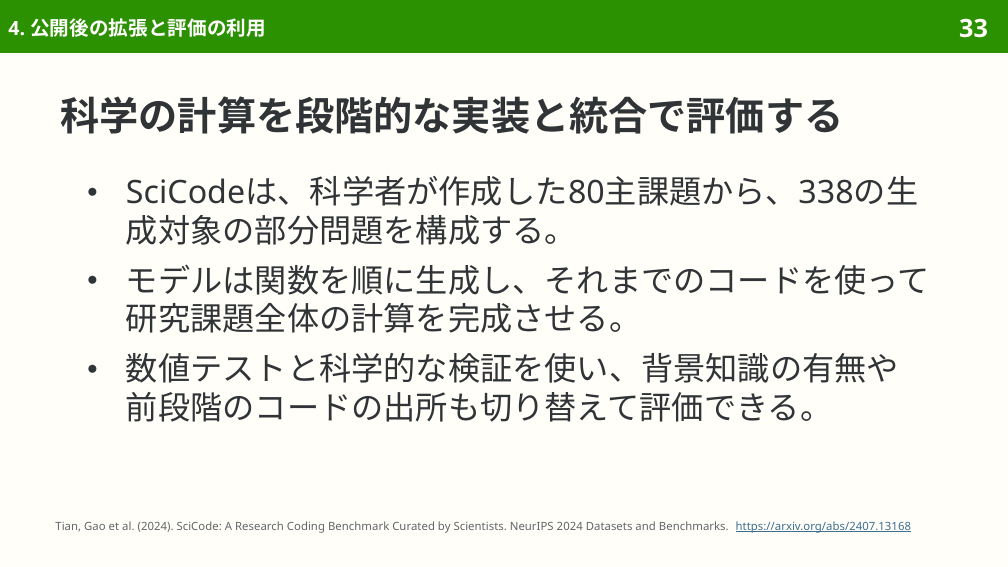
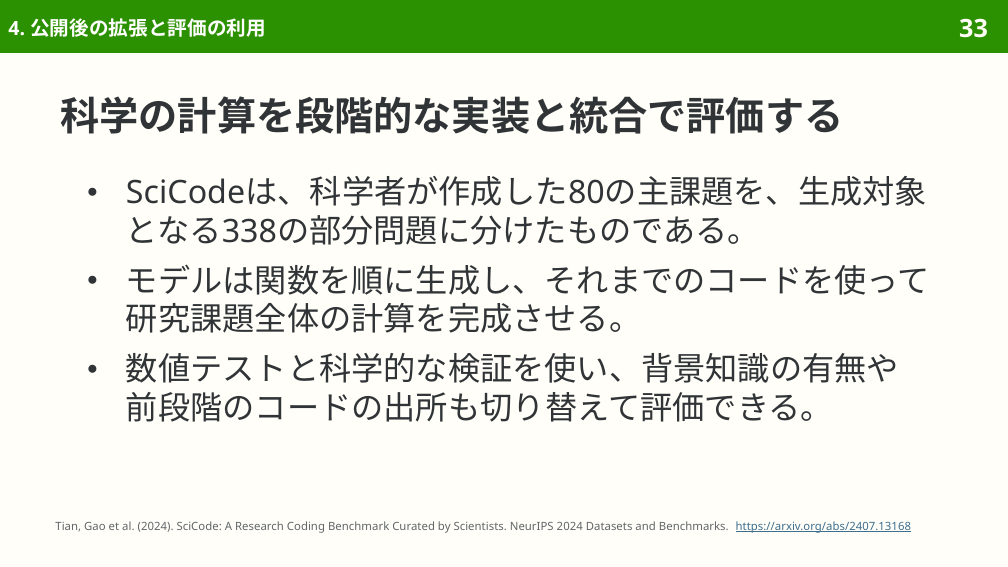
Before and after one commit to sasakiy84/datasets-in-10-minutes, a slide deck: slide 33 of slides/datasets-in-10-minutes-scicode.pptx. Drawn at 1008x567 pixels with LibreOffice and Linux fonts; fonts in the diff are those of the drawing. Boxes give left, top, right and bottom in pixels: in the first picture for what was removed or moved away, otherwise in the second. Text is boxed around its words. In the diff, an @@ line names an element or a change of style, - is before the commit and + after.

```diff
--- a/slides/datasets-in-10-minutes-scicode.pptx
+++ b/slides/datasets-in-10-minutes-scicode.pptx
@@ text at (126,176,927,245): text changed @@
-● SciCodeは、科学者が作成した80主課題から、338の生成対象の部分問題を構成する。
+● SciCodeは、科学者が作成した80の主課題を、生成対象となる338の部分問題に分けたものである。
```
Also in this commit, not shown: 10 other slides changed, 7 other files.
